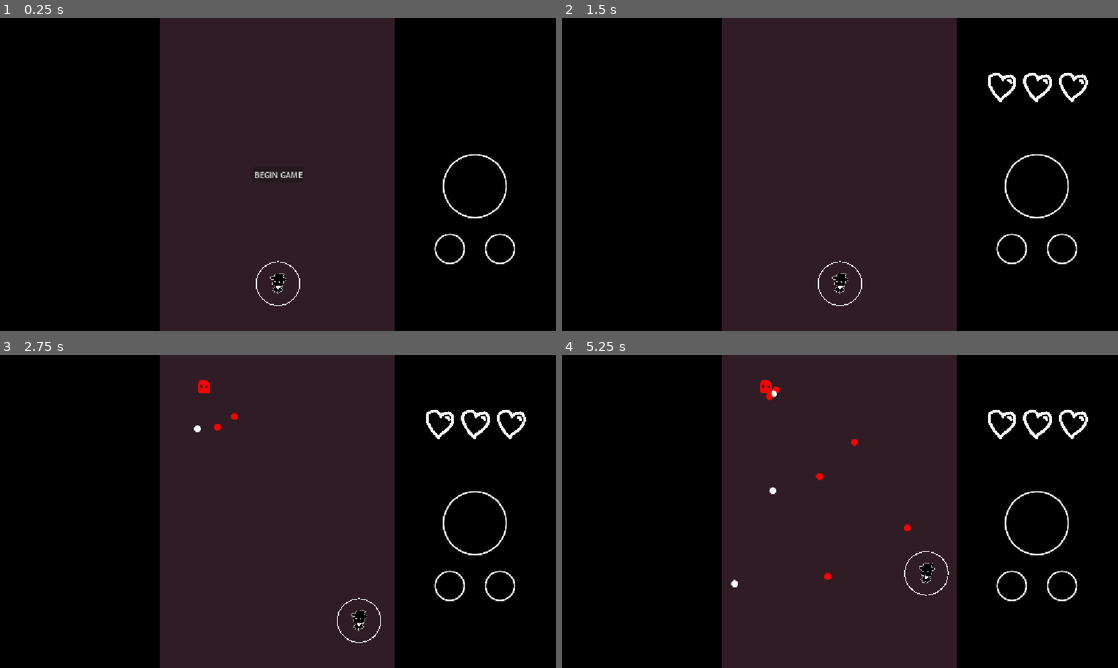
Above: before the commit, frames 1-4 (two rows, left to right).
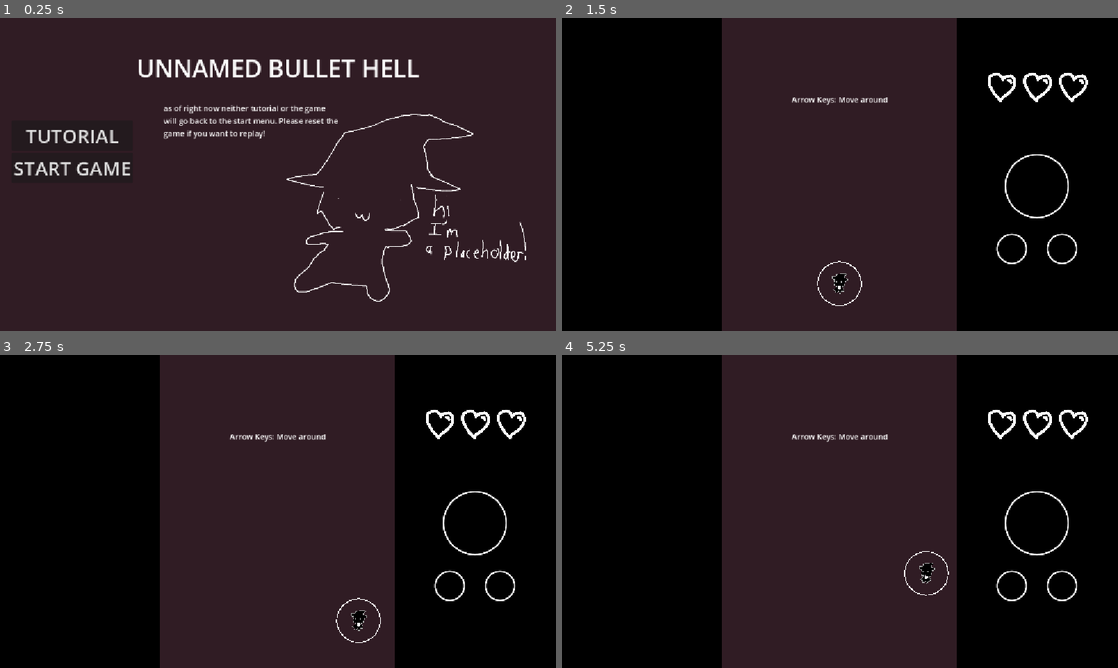
Above: after the commit, the same moments.

Repository: piksalchaos/bullet-hell
Game: Godot game, scene res://scenes/start_menu.tscn
Same seed, same stepped clock (60 frames per second), same inputs: the game is played once before the commit and once after it. Before the commit the project starts from res://scenes/game.tscn.
Inputs (mouse positions are in pixels of both pictures, inside the frame that each line leads up to):
- Up to frame 1 (0.25 s): no input
- Up to frame 2 (1.5 s): click (634, 136) at 0.5 s, where only the run after the commit has a clickable "TUTORIAL"; click (840, 174) at 1.25 s, where only the run before the commit has a clickable "BEGIN GAME"
- Up to frame 3 (2.75 s): tap Enter at 2 s; hold Right (right) from 2.03 s (still down); hold Z (shoot) from 2.03 s (still down)
- Up to frame 4 (5.25 s): release Right (right) at 2.78 s; release Z (shoot) at 2.78 s; hold Down (down) 2.78-3.53 s; tap Z (shoot) at 2.85, 3.8, 4.35 s; hold Right (right) 3.53-4.28 s; hold Shift (slow) 3.53-4.28 s; hold Up (up) 4.28-5.03 s; hold Left (left) from 5.03 s (still down); hold Z (shoot) from 5.03 s (still down)

The runs differ from the first frame. In frame 1, 61% of the frame differs, in the area x 0-100%, y 0-100%; in frame 2, 0.3%; in frame 3, 0.4%; in frame 4, 0.5%.

Commit message:
made bullet patterns more compositional
bullet patterns can be modified just by changing its components instead having to hardcode everything

Diff:
--- a/project.godot
+++ b/project.godot
@@ -10,8 +10,8 @@
 
 [application]
 
-config/name="Spacecat"
-run/main_scene="uid://bp24suxtg5xp5"
+config/name="Unnamed Bullet Hell"
+run/main_scene="uid://c8n3kh1ff5dg1"
 config/features=PackedStringArray("4.5", "GL Compatibility")
 config/icon="res://icon.svg"
 
@@ -32,6 +32,7 @@
 
 bullet_components=""
 spawners=""
+pattern_components=""
 
 [input]
 
--- /dev/null
+++ b/scenes/components/enemy_components/health_component.tscn
@@ -0,0 +1,6 @@
+[gd_scene load_steps=2 format=3 uid="uid://djgvpk2hk284t"]
+
+[ext_resource type="Script" uid="uid://cadvknpbywryu" path="res://scenes/components/enemy_components/health_component.gd" id="1_2wcl1"]
+
+[node name="HealthComponent" type="Node"]
+script = ExtResource("1_2wcl1")
--- a/scenes/components/hitbox_component.tscn
+++ b/scenes/components/enemy_components/hitbox_component.tscn
@@ -1,6 +1,6 @@
 [gd_scene load_steps=2 format=3 uid="uid://m6r4ofi4qdxx"]
 
-[ext_resource type="Script" uid="uid://d1rr8e4l43nla" path="res://scenes/components/hitbox_component.gd" id="1_okvui"]
+[ext_resource type="Script" uid="uid://d1rr8e4l43nla" path="res://scenes/components/enemy_components/hitbox_component.gd" id="1_okvui"]
 
 [node name="HitboxComponent" type="Area2D"]
 collision_layer = 2
--- a/scenes/components/health_component.tscn
+++ /dev/null
@@ -1,6 +0,0 @@
-[gd_scene load_steps=2 format=3 uid="uid://djgvpk2hk284t"]
-
-[ext_resource type="Script" uid="uid://cadvknpbywryu" path="res://scenes/components/health_component.gd" id="1_2wcl1"]
-
-[node name="HealthComponent" type="Node"]
-script = ExtResource("1_2wcl1")
--- /dev/null
+++ b/scenes/components/pattern_components/bullet_emitter.gd
@@ -0,0 +1,12 @@
+extends Node2D
+
+@export var bullet_scene: PackedScene
+
+func begin() -> void:
+	shoot()
+
+func shoot() -> void:
+	var bullet = bullet_scene.instantiate()
+	bullet.position = Globals.get_position_relative_to_stage(global_position)
+	bullet.rotation = global_rotation
+	Globals.bullet_container.add_child(bullet)
--- /dev/null
+++ b/scenes/components/pattern_components/bullet_emitter.tscn
@@ -0,0 +1,10 @@
+[gd_scene load_steps=2 format=3 uid="uid://dn1fmn3in30iu"]
+
+[ext_resource type="Script" uid="uid://66vkf4g0ir6g" path="res://scenes/components/pattern_components/bullet_emitter.gd" id="1_x8yc8"]
+
+[node name="BulletEmitter" type="Node2D" groups=["pattern_components"]]
+script = ExtResource("1_x8yc8")
+
+[node name="Marker2D" type="Marker2D" parent="."]
+position = Vector2(40, 0)
+rotation = 0.7853982
--- /dev/null
+++ b/scenes/components/pattern_components/pattern_aimer.gd
@@ -0,0 +1,10 @@
+extends Node2D
+
+func begin() -> void:
+	shoot()
+
+func shoot() -> void:
+	rotation = (Globals.player_position - Globals.get_position_relative_to_stage(global_position)).angle()
+	for emitter in get_children():
+		if emitter.is_in_group("pattern_components"):
+			emitter.begin()
--- /dev/null
+++ b/scenes/components/pattern_components/pattern_aimer.tscn
@@ -0,0 +1,11 @@
+[gd_scene load_steps=2 format=3 uid="uid://ck23ayao5qg1t"]
+
+[ext_resource type="Script" uid="uid://cyclr0y068la6" path="res://scenes/components/pattern_components/pattern_aimer.gd" id="1_3hx71"]
+
+[node name="PatternAimer" type="Node2D" groups=["pattern_components"]]
+rotation = 1.5707964
+script = ExtResource("1_3hx71")
+
+[node name="RateTimer" type="Timer" parent="."]
+
+[connection signal="timeout" from="RateTimer" to="." method="_on_rate_timer_timeout"]
--- /dev/null
+++ b/scenes/components/pattern_components/pattern_repeater.gd
@@ -0,0 +1,29 @@
+extends Node2D
+
+@export var seconds_per_shot: float = 0.1
+@export var max_shots: int = 0
+
+@onready var timer: Timer = $Timer
+var shots_fired: int = 0
+
+func _ready() -> void:
+	timer.wait_time = seconds_per_shot
+
+func begin() -> void:
+	shoot()
+	timer.start()
+
+func stop() -> void:
+	timer.stop()
+
+func _on_timer_timeout() -> void:
+	shoot()
+
+func shoot() -> void:
+	for emitter in get_children():
+		if emitter.is_in_group("pattern_components"):
+			emitter.begin()
+	shots_fired += 1
+	if max_shots > 0 and shots_fired >= max_shots:
+		shots_fired = 0
+		stop()
--- /dev/null
+++ b/scenes/components/pattern_components/pattern_repeater.tscn
@@ -0,0 +1,11 @@
+[gd_scene load_steps=2 format=3 uid="uid://bvwrgsurk7ecc"]
+
+[ext_resource type="Script" uid="uid://cm0rb3bc4mhjk" path="res://scenes/components/pattern_components/pattern_repeater.gd" id="1_jphe4"]
+
+[node name="PatternRepeater" type="Node2D" groups=["pattern_components"]]
+script = ExtResource("1_jphe4")
+seconds_per_shot = 0.5
+
+[node name="Timer" type="Timer" parent="."]
+
+[connection signal="timeout" from="Timer" to="." method="_on_timer_timeout"]
--- a/scenes/entities/enemies/dummy_enemy.gd
+++ b/scenes/entities/enemies/dummy_enemy.gd
@@ -3,8 +3,9 @@
 const GHOST_BULLET = preload("res://scenes/bullets/ghost_bullet.tscn")
 const TWEEN_ENTER_DURATION := 0.75
 const TWEEN_EXIT_DURATION := 1.5
-@onready var bullet_timer: Timer = $BulletTimer
+
 @onready var color_component: ColorComponent = $ColorComponent
+@onready var pattern_repeater: Node2D = $PatternRepeater
 
 @export var starting_position: Vector2
 @export var initial_color_id: Globals.COLOR_ID
@@ -26,16 +27,4 @@
 	tween.tween_callback(callback)
 
 func begin_attacking() -> void:
-	shoot()
-	bullet_timer.start()
-
-func _on_bullet_timer_timeout() -> void:
-	shoot()
-
-func shoot() -> void:
-	print('wa')
-	var bullet = GHOST_BULLET.instantiate()
-	bullet.position = position
-	bullet.rotation = (Globals.player_position - position).angle()
-	bullet.initial_color_id = initial_color_id
-	Globals.bullet_container.add_child(bullet)
+	pattern_repeater.begin()
--- a/scenes/entities/enemies/dummy_enemy.tscn
+++ b/scenes/entities/enemies/dummy_enemy.tscn
@@ -1,10 +1,14 @@
-[gd_scene load_steps=7 format=3 uid="uid://dn0cnxlnduxm7"]
+[gd_scene load_steps=11 format=3 uid="uid://dn0cnxlnduxm7"]
 
 [ext_resource type="Script" uid="uid://mhrmws40cvwd" path="res://scenes/entities/enemies/dummy_enemy.gd" id="1_ummet"]
 [ext_resource type="PackedScene" uid="uid://xqi3gat184am" path="res://scenes/components/color_component.tscn" id="2_4b57w"]
 [ext_resource type="Texture2D" uid="uid://cuywvpoxd4211" path="res://images/dummy.png" id="3_1cytd"]
-[ext_resource type="PackedScene" uid="uid://m6r4ofi4qdxx" path="res://scenes/components/hitbox_component.tscn" id="4_xwkor"]
-[ext_resource type="PackedScene" uid="uid://djgvpk2hk284t" path="res://scenes/components/health_component.tscn" id="5_glh40"]
+[ext_resource type="PackedScene" uid="uid://m6r4ofi4qdxx" path="res://scenes/components/enemy_components/hitbox_component.tscn" id="4_xwkor"]
+[ext_resource type="PackedScene" uid="uid://djgvpk2hk284t" path="res://scenes/components/enemy_components/health_component.tscn" id="5_glh40"]
+[ext_resource type="PackedScene" uid="uid://bvwrgsurk7ecc" path="res://scenes/components/pattern_components/pattern_repeater.tscn" id="6_glh40"]
+[ext_resource type="PackedScene" uid="uid://ck23ayao5qg1t" path="res://scenes/components/pattern_components/pattern_aimer.tscn" id="7_03np2"]
+[ext_resource type="PackedScene" uid="uid://dn1fmn3in30iu" path="res://scenes/components/pattern_components/bullet_emitter.tscn" id="8_imctr"]
+[ext_resource type="PackedScene" uid="uid://bg3mxwy62bmbu" path="res://scenes/bullets/ghost_bullet.tscn" id="9_jtsvo"]
 
 [sub_resource type="CapsuleShape2D" id="CapsuleShape2D_03np2"]
 radius = 26.0
@@ -29,7 +33,10 @@
 [node name="HealthComponent" parent="." instance=ExtResource("5_glh40")]
 max_health = 4
 
-[node name="BulletTimer" type="Timer" parent="."]
-wait_time = 1.5
+[node name="PatternRepeater" parent="." instance=ExtResource("6_glh40")]
+seconds_per_shot = 1.0
 
-[connection signal="timeout" from="BulletTimer" to="." method="_on_bullet_timer_timeout"]
+[node name="PatternAimer" parent="PatternRepeater" instance=ExtResource("7_03np2")]
+
+[node name="BulletEmitter" parent="PatternRepeater/PatternAimer" instance=ExtResource("8_imctr")]
+bullet_scene = ExtResource("9_jtsvo")
--- a/scenes/entities/enemies/ghost_enemy.tscn
+++ b/scenes/entities/enemies/ghost_enemy.tscn
@@ -2,8 +2,8 @@
 
 [ext_resource type="Script" uid="uid://ynoen8cogpu6" path="res://scenes/entities/enemies/ghost_enemy.gd" id="1_h5v6m"]
 [ext_resource type="Texture2D" uid="uid://ckansyr46u7rk" path="res://images/ghost_placeholder.png" id="2_b7aru"]
-[ext_resource type="PackedScene" uid="uid://m6r4ofi4qdxx" path="res://scenes/components/hitbox_component.tscn" id="3_h2v7a"]
-[ext_resource type="PackedScene" uid="uid://djgvpk2hk284t" path="res://scenes/components/health_component.tscn" id="4_462g3"]
+[ext_resource type="PackedScene" uid="uid://m6r4ofi4qdxx" path="res://scenes/components/enemy_components/hitbox_component.tscn" id="3_h2v7a"]
+[ext_resource type="PackedScene" uid="uid://djgvpk2hk284t" path="res://scenes/components/enemy_components/health_component.tscn" id="4_462g3"]
 [ext_resource type="PackedScene" uid="uid://xqi3gat184am" path="res://scenes/components/color_component.tscn" id="5_chsm8"]
 
 [sub_resource type="CircleShape2D" id="CircleShape2D_defa4"]
--- a/scenes/gui/hud.gd
+++ b/scenes/gui/hud.gd
@@ -2,9 +2,6 @@
 
 const LIFE_HEART = preload("uid://cg285sbaifnvs")
 @onready var life_heart_container: HBoxContainer = $RightBar/LifeHeartContainer
-@onready var start_button: Button = $StartButton
-
-signal start_button_pressed
 
 func update_life_heart_count(life_heart_count: int) -> void:
 	if life_heart_count < 0: return
@@ -16,7 +13,3 @@
 	elif life_heart_container.get_child_count() > life_heart_count:
 		for i in (container_child_count - life_heart_count):
 			life_heart_container.get_child(i).queue_free()
-
-func _on_start_button_pressed() -> void:
-	start_button.hide()
-	start_button_pressed.emit()
--- a/scenes/gui/hud.tscn
+++ b/scenes/gui/hud.tscn
@@ -87,20 +87,3 @@
 grow_horizontal = 2
 grow_vertical = 2
 color = Color(0.391367, 0.314731, 0.551999, 1)
-
-[node name="StartButton" type="Button" parent="."]
-layout_mode = 1
-anchors_preset = 8
-anchor_left = 0.5
-anchor_top = 0.5
-anchor_right = 0.5
-anchor_bottom = 0.5
-offset_left = -49.5
-offset_top = -15.5
-offset_right = 49.5
-offset_bottom = 15.5
-grow_horizontal = 2
-grow_vertical = 2
-text = "BEGIN GAME"
-
-[connection signal="pressed" from="StartButton" to="." method="_on_start_button_pressed"]
--- a/scenes/game.gd
+++ b/scenes/levels/game.gd
@@ -1,5 +1,6 @@
 extends Node
 
+@onready var stage: Node2D = $Stage
 @onready var bullet_container: Node2D = $Stage/BulletContainer
 @onready var enemy_container: Node2D = $Stage/EnemyContainer
 @onready var round_manager: Node2D = $Stage/RoundManager
@@ -12,6 +13,8 @@
 func _ready() -> void:
 	Globals.bullet_container = bullet_container
 	Globals.enemy_container = enemy_container
+	Globals.stage_position = stage.position
+	start_game()
 
 func start_game():
 	player_health = max_player_health
@@ -19,9 +22,6 @@
 	hud.update_life_heart_count(player_health)
 	round_manager.begin()
 
-func _on_hud_start_button_pressed() -> void:
-	start_game()
-
 func _on_player_got_hit() -> void:
 	player_health -= 1
 	if player_health < 0:
--- a/scenes/game.tscn
+++ b/scenes/levels/game.tscn
@@ -1,7 +1,7 @@
 [gd_scene load_steps=8 format=3 uid="uid://bp24suxtg5xp5"]
 
 [ext_resource type="PackedScene" uid="uid://dvrx8wmadvywy" path="res://scenes/gui/hud.tscn" id="1_lbhrr"]
-[ext_resource type="Script" uid="uid://jttxe4pbb07u" path="res://scenes/game.gd" id="1_p57ef"]
+[ext_resource type="Script" uid="uid://jttxe4pbb07u" path="res://scenes/levels/game.gd" id="1_p57ef"]
 [ext_resource type="Script" uid="uid://bu68n2vqivnpj" path="res://scenes/round_manager/round_manager.gd" id="2_iywne"]
 [ext_resource type="PackedScene" uid="uid://whf6whxkmq2" path="res://scenes/entities/player/player.tscn" id="3_p57ef"]
 [ext_resource type="PackedScene" uid="uid://473s7ceqps1b" path="res://scenes/round_manager/round.tscn" id="4_p57ef"]
@@ -71,4 +71,3 @@
 
 [connection signal="got_hit" from="Stage/Player" to="." method="_on_player_got_hit"]
 [connection signal="child_entered_tree" from="Stage/BulletContainer" to="Stage/BulletContainer" method="_on_child_entered_tree"]
-[connection signal="start_button_pressed" from="HUD" to="." method="_on_hud_start_button_pressed"]
--- a/scenes/tutorial.tscn
+++ b/scenes/levels/tutorial.tscn
@@ -1,6 +1,6 @@
 [gd_scene load_steps=8 format=3 uid="uid://bu583r4y73euh"]
 
-[ext_resource type="Script" uid="uid://jttxe4pbb07u" path="res://scenes/game.gd" id="1_gbqnl"]
+[ext_resource type="Script" uid="uid://jttxe4pbb07u" path="res://scenes/levels/game.gd" id="1_gbqnl"]
 [ext_resource type="PackedScene" uid="uid://whf6whxkmq2" path="res://scenes/entities/player/player.tscn" id="2_ckvwl"]
 [ext_resource type="Script" uid="uid://bu68n2vqivnpj" path="res://scenes/round_manager/round_manager.gd" id="3_nlqja"]
 [ext_resource type="PackedScene" uid="uid://473s7ceqps1b" path="res://scenes/round_manager/round.tscn" id="4_0epgs"]
@@ -112,51 +112,5 @@
 
 [node name="HUD" parent="." instance=ExtResource("7_ej4tf")]
 
-[node name="Tutorial" type="Control" parent="."]
-visible = false
-layout_mode = 3
-anchors_preset = 15
-anchor_right = 1.0
-anchor_bottom = 1.0
-offset_left = 333.0
-offset_right = -335.0
-grow_horizontal = 2
-grow_vertical = 2
-
-[node name="Part1" type="Label" parent="Tutorial"]
-visible = false
-layout_mode = 1
-anchors_preset = 8
-anchor_left = 0.5
-anchor_top = 0.5
-anchor_right = 0.5
-anchor_bottom = 0.5
-offset_left = -105.5
-offset_top = -11.5
-offset_right = 105.5
-offset_bottom = 11.5
-grow_horizontal = 2
-grow_vertical = 2
-text = "Move Using the Arrow Keys"
-
-[node name="Part2" type="Label" parent="Tutorial"]
-visible = false
-layout_mode = 1
-anchors_preset = 8
-anchor_left = 0.5
-anchor_top = 0.5
-anchor_right = 0.5
-anchor_bottom = 0.5
-offset_left = -105.5
-offset_top = -11.5
-offset_right = 105.5
-offset_bottom = 11.5
-grow_horizontal = 2
-grow_vertical = 2
-text = "Move next to the colored bullets
-to absorb them"
-horizontal_alignment = 1
-
 [connection signal="got_hit" from="Stage/Player" to="." method="_on_player_got_hit"]
 [connection signal="child_entered_tree" from="Stage/BulletContainer" to="Stage/BulletContainer" method="_on_child_entered_tree"]
-[connection signal="start_button_pressed" from="HUD" to="." method="_on_hud_start_button_pressed"]
--- a/scenes/round_manager/round.gd
+++ b/scenes/round_manager/round.gd
@@ -22,5 +22,4 @@
 	for child in spawner_container.get_children():
 		if child.is_in_group("spawners") and child != self:
 			spawner_children.append(child)
-	print(spawner_children)
 	return spawner_children
--- /dev/null
+++ b/scenes/start_menu.gd
@@ -0,0 +1,7 @@
+extends Control
+
+func _on_tutorial_button_pressed() -> void:
+	get_tree().change_scene_to_file("res://scenes/levels/tutorial.tscn")
+
+func _on_start_button_pressed() -> void:
+	get_tree().change_scene_to_file("res://scenes/levels/game.tscn")
--- /dev/null
+++ b/scenes/start_menu.tscn
@@ -0,0 +1,68 @@
+[gd_scene load_steps=3 format=3 uid="uid://c8n3kh1ff5dg1"]
+
+[ext_resource type="Script" uid="uid://b2unioa7d75e1" path="res://scenes/start_menu.gd" id="1_thu50"]
+[ext_resource type="Texture2D" uid="uid://cve3gyc726c37" path="res://images/startmenuimageplaceholder.png" id="2_m7x51"]
+
+[node name="StartMenu" type="Control"]
+layout_mode = 3
+anchors_preset = 15
+anchor_right = 1.0
+anchor_bottom = 1.0
+grow_horizontal = 2
+grow_vertical = 2
+script = ExtResource("1_thu50")
+
+[node name="Label" type="Label" parent="."]
+layout_mode = 1
+anchors_preset = 8
+anchor_left = 0.5
+anchor_top = 0.5
+anchor_right = 0.5
+anchor_bottom = 0.5
+offset_left = -293.0
+offset_top = -255.0
+offset_right = 293.0
+offset_bottom = -186.0
+grow_horizontal = 2
+grow_vertical = 2
+theme_override_font_sizes/font_size = 50
+text = "UNNAMED BULLET HELL"
+
+[node name="TextureRect" type="TextureRect" parent="."]
+layout_mode = 0
+offset_left = 498.0
+offset_top = 162.0
+offset_right = 1098.0
+offset_bottom = 612.0
+texture = ExtResource("2_m7x51")
+expand_mode = 1
+
+[node name="Buttons" type="VBoxContainer" parent="."]
+layout_mode = 0
+offset_left = 24.0
+offset_top = 212.0
+offset_right = 64.0
+offset_bottom = 252.0
+
+[node name="TutorialButton" type="Button" parent="Buttons"]
+layout_mode = 2
+theme_override_font_sizes/font_size = 40
+text = "TUTORIAL"
+
+[node name="StartButton" type="Button" parent="Buttons"]
+layout_mode = 2
+theme_override_font_sizes/font_size = 40
+text = "START GAME"
+
+[node name="Label2" type="Label" parent="."]
+layout_mode = 0
+offset_left = 339.0
+offset_top = 175.0
+offset_right = 705.0
+offset_bottom = 250.0
+text = "as of right now neither tutorial or the game
+will go back to the start menu. Please reset the
+game if you want to replay!"
+
+[connection signal="pressed" from="Buttons/TutorialButton" to="." method="_on_tutorial_button_pressed"]
+[connection signal="pressed" from="Buttons/StartButton" to="." method="_on_start_button_pressed"]
--- a/src/Globals.gd
+++ b/src/Globals.gd
@@ -2,6 +2,9 @@
 
 const STAGE_WIDTH := 486
 const STAGE_HEIGHT := 648
+
+func get_position_relative_to_stage(global_position: Vector2):
+	return global_position - stage_position
 
 enum COLOR_ID {RED, ORANGE, YELLOW, GREEN, BLUE, PURPLE, WHITE}
 const PRIMARY_COLORS: Array[COLOR_ID] = [COLOR_ID.RED, COLOR_ID.YELLOW, COLOR_ID.BLUE]
@@ -19,6 +22,7 @@
 const LAYER_PLAYER_BULLETS := 3
 const LAYER_ENEMY_BULLETS := 4
 
+var stage_position: Vector2
 var player_position: Vector2
 var bullet_container: Node2D
 var enemy_container: Node2D
Binary file added: images/startmenuimageplaceholder.png
Not shown, added: images/startmenuimageplaceholder.png.import
Renamed: scenes/components/health_component.gd -> scenes/components/enemy_components/health_component.gd
Renamed: scenes/components/health_component.gd.uid -> scenes/components/enemy_components/health_component.gd.uid
Renamed: scenes/components/hitbox_component.gd -> scenes/components/enemy_components/hitbox_component.gd
Renamed: scenes/components/hitbox_component.gd.uid -> scenes/components/enemy_components/hitbox_component.gd.uid
Not shown, added: scenes/components/pattern_components/bullet_emitter.gd.uid
Not shown, added: scenes/components/pattern_components/pattern_aimer.gd.uid
Not shown, added: scenes/components/pattern_components/pattern_repeater.gd.uid
Renamed: scenes/game.gd.uid -> scenes/levels/game.gd.uid
Not shown, added: scenes/start_menu.gd.uid
